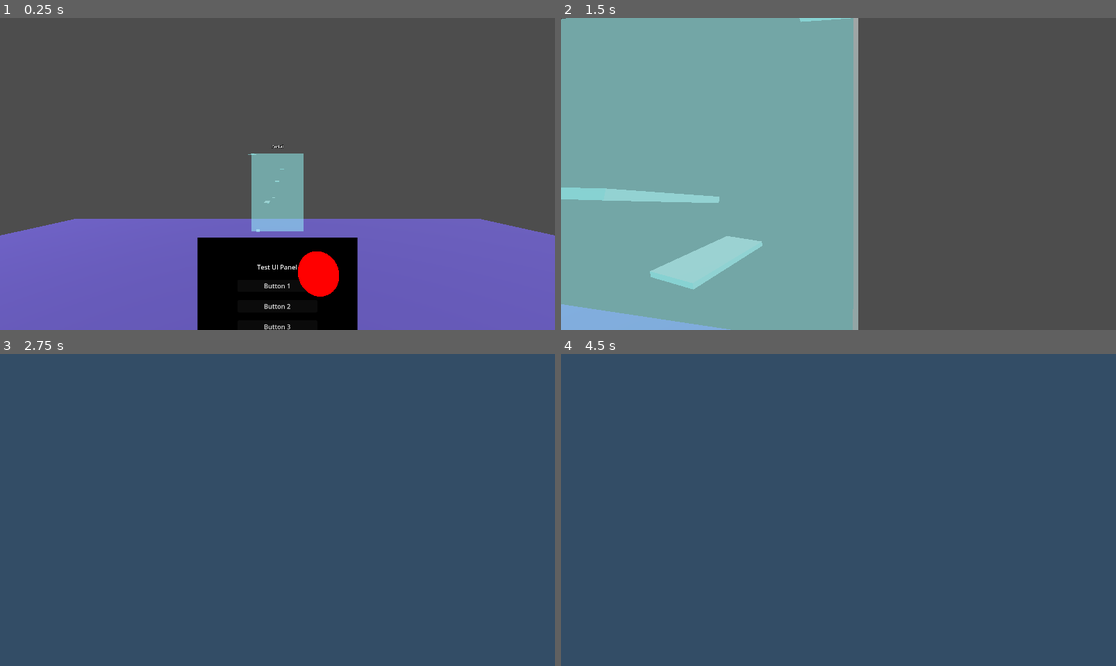
Above: before the commit, frames 1-4 (two rows, left to right).
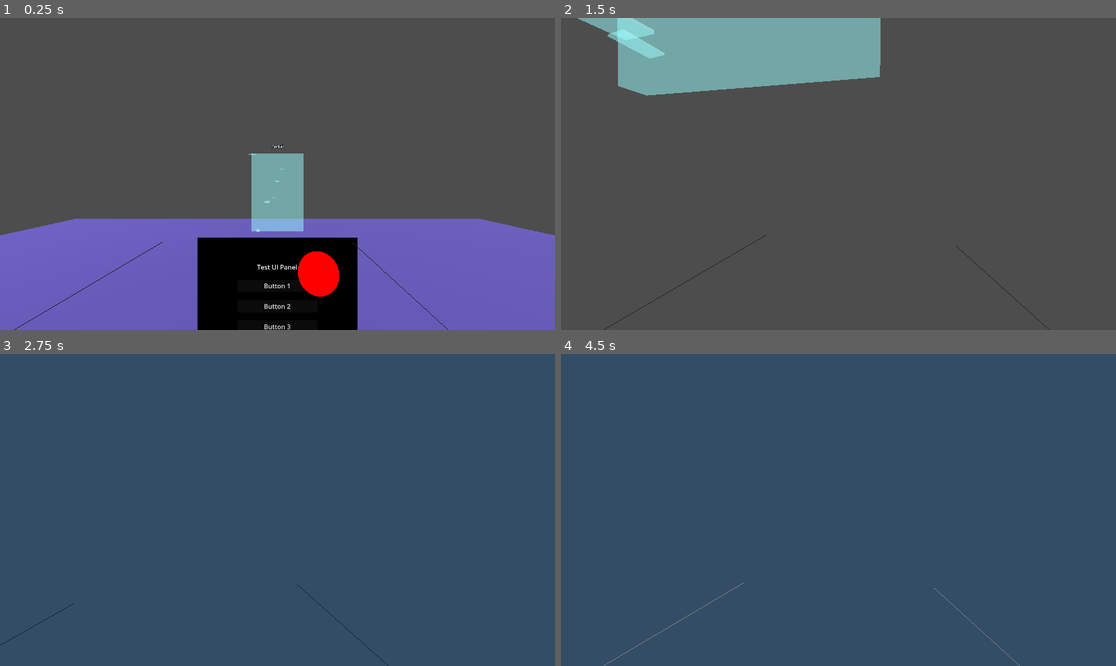
Above: after the commit, the same moments.

Repository: jvastola/GodotPhysicsRig
Game: Godot game, scene res://MainScene.tscn
Same seed, same stepped clock (60 frames per second), same inputs: the game is played once before the commit and once after it.
Inputs (mouse positions are in pixels of both pictures, inside the frame that each line leads up to):
- Up to frame 1 (0.25 s): no input
- Up to frame 2 (1.5 s): move the mouse to (866, 174) at 0.52 s; hold Shift (sprint) 0.53-1.28 s; hold W (move_forward) from 0.53 s (still down); click (866, 174) at 0.67 s; tap Space (jump) at 0.77 s; move the mouse to (810, 174) at 1.27 s; tap Shift (sprint) at 1.35 s
- Up to frame 3 (2.75 s): keep holding W (move_forward); tap Space (jump) at 1.52 s; move the mouse to (288, 503) at 2.02 s; hold Shift (sprint) from 2.03 s (still down)
- Up to frame 4 (4.5 s): keep holding W (move_forward); move the mouse to (832, 516) at 2.77 s; release Shift (sprint) at 2.78 s; tap Shift (sprint) at 2.85, 4.35 s; click (832, 516) at 2.92 s; tap Space (jump) at 3.02, 3.77, 4.25 s; tap Enter at 3.5 s; move the mouse to (877, 513) at 3.52 s; hold Shift (sprint) 3.53-4.28 s; move the mouse to (794, 506) at 4.27 s

The runs differ from the first frame. In frame 1, 0.1% of the frame differs, in the area x 2-81%, y 71-100%; in frame 2, 45%, in the area x 0-88%, y 0-100%; in frame 3, less than 0.1%; in frame 4, less than 0.1%.

Commit message:
Refactor XRPlayer and UIViewport3D: update shader resource references, enhance head collision handling, and adjust player height for headset tracking

Diff:
--- a/XRPlayer.tscn
+++ b/XRPlayer.tscn
@@ -8,13 +8,14 @@
 [ext_resource type="Script" uid="uid://u2otyj4gjtl2" path="res://hand_pointer.gd" id="6_pointer"]
 [ext_resource type="PackedScene" uid="uid://b2gkx1eim00mw" path="res://UIViewport3D.tscn" id="7_ui_viewport"]
 
-[sub_resource type="CapsuleShape3D" id="CapsuleShape3D_s7h6x"]
+[sub_resource type="CapsuleShape3D" id="CapsuleShape3D_body"]
 radius = 0.2
 height = 0.5
 
-[sub_resource type="CapsuleMesh" id="CapsuleMesh_l588l"]
-radius = 0.435
-height = 1.0
+[sub_resource type="SphereMesh" id="SphereMesh_head"]
+
+[sub_resource type="SphereShape3D" id="SphereShape3D_head"]
+radius = 0.18
 
 [sub_resource type="BoxMesh" id="BoxMesh_hand"]
 
@@ -58,21 +59,34 @@
 mass = 2.0
 
 [node name="CollisionShape3D" type="CollisionShape3D" parent="PlayerBody"]
-shape = SubResource("CapsuleShape3D_s7h6x")
-
-[node name="MeshInstance3D" type="MeshInstance3D" parent="PlayerBody"]
-transform = Transform3D(0.5, 0, 0, 0, 0.5, 0, 0, 0, 0.5, 0, 0, 0)
+transform = Transform3D(1, 0, 0, 0, 1, 0, 0, 0, 1, 0, 1.4, 0)
+shape = SubResource("CapsuleShape3D_body")
+
+[node name="HeadMesh2" type="MeshInstance3D" parent="PlayerBody/CollisionShape3D"]
 visible = false
 cast_shadow = 0
-mesh = SubResource("CapsuleMesh_l588l")
+mesh = SubResource("SphereMesh_head")
+skeleton = NodePath("../../XROrigin3D/XRCamera3D")
 
 [node name="XROrigin3D" type="XROrigin3D" parent="PlayerBody"]
-transform = Transform3D(0.997515, 0, 0, 0, 0.997515, 0, 0, 0, 0.997515, 0, -1.2, 0)
+transform = Transform3D(0.997515, 0, 0, 0, 0.997515, 0, 0, 0, 0.997515, 0, 0, 0)
 script = ExtResource("2_xr_origin")
 
 [node name="XRCamera3D" type="XRCamera3D" parent="PlayerBody/XROrigin3D"]
 
+[node name="HeadMesh" type="MeshInstance3D" parent="PlayerBody/XROrigin3D/XRCamera3D"]
+transform = Transform3D(0.3, 0, 0, 0, 0.3, 0, 0, 0, 0.3, 0, 0, 0)
+cast_shadow = 0
+mesh = SubResource("SphereMesh_head")
+
+[node name="HeadArea" type="Area3D" parent="PlayerBody/XROrigin3D/XRCamera3D"]
+collision_layer = 2
+
+[node name="HeadCollisionShape" type="CollisionShape3D" parent="PlayerBody/XROrigin3D/XRCamera3D/HeadArea"]
+shape = SubResource("SphereShape3D_head")
+
 [node name="LeftController" type="XRController3D" parent="PlayerBody/XROrigin3D"]
+transform = Transform3D(1, 0, 0, 0, 1, 0, 0, 0, 1, -0.846876, 0, 0)
 tracker = &"left_hand"
 
 [node name="LeftHandMesh" type="MeshInstance3D" parent="PlayerBody/XROrigin3D/LeftController"]
@@ -105,6 +119,7 @@
 target_position = Vector3(0, 1, 0)
 collision_mask = 2
 hit_from_inside = true
+collide_with_areas = true
 
 [node name="RayVisual" type="MeshInstance3D" parent="PlayerBody/XROrigin3D/LeftController/Watch"]
 material_override = SubResource("StandardMaterial3D_ray")
@@ -139,6 +154,7 @@
 mesh = SubResource("CylinderMesh_pointer_hit")
 
 [node name="RightController" type="XRController3D" parent="PlayerBody/XROrigin3D"]
+transform = Transform3D(1, 0, 0, 0, 1, 0, 0, 0, 1, 0.549018, 0, 0)
 tracker = &"right_hand"
 
 [node name="RightHandMesh" type="MeshInstance3D" parent="PlayerBody/XROrigin3D/RightController"]
@@ -175,6 +191,7 @@
 script = ExtResource("4_desktop")
 
 [node name="PhysicsHandLeft" type="RigidBody3D" parent="." node_paths=PackedStringArray("player_rigidbody", "target")]
+transform = Transform3D(1, 0, 0, 0, 1, 0, 0, 0, 1, -0.801002, 0, 0)
 collision_layer = 4
 gravity_scale = 0.0
 center_of_mass_mode = 1
@@ -197,6 +214,7 @@
 mesh = SubResource("BoxMesh_hand")
 
 [node name="PhysicsHandRight" type="RigidBody3D" parent="." node_paths=PackedStringArray("player_rigidbody", "target")]
+transform = Transform3D(1, 0, 0, 0, 1, 0, 0, 0, 1, 0.541033, 0, 0)
 collision_layer = 4
 gravity_scale = 0.0
 center_of_mass_mode = 1
--- a/xr_player.gd
+++ b/xr_player.gd
@@ -12,10 +12,14 @@
 @onready var desktop_controller: Node = $PlayerBody/DesktopController
 @onready var physics_hand_left: RigidBody3D = $PhysicsHandLeft
 @onready var physics_hand_right: RigidBody3D = $PhysicsHandRight
+@onready var head_area: Area3D = $PlayerBody/XROrigin3D/XRCamera3D/HeadArea
+@onready var head_collision_shape: CollisionShape3D = $PlayerBody/XROrigin3D/XRCamera3D/HeadArea/HeadCollisionShape
 
 # Player settings
-var player_height := 1.7  # Standard VR player height
+var player_height := 0.0  # Using headset tracking; keep 0 to avoid artificial offset
 var is_vr_mode := false
+@export var head_radius: float = 0.18
+@export var show_head_mesh: bool = true
 
 # Turning settings
 enum TurnMode { SNAP, SMOOTH }
@@ -38,6 +42,9 @@
 		xr_origin.vr_mode_active.connect(_on_vr_mode_changed)
 		# Check initial state
 		call_deferred("_check_initial_mode")
+
+	if head_collision_shape and head_collision_shape.shape and head_collision_shape.shape is SphereShape3D:
+		head_collision_shape.shape.radius = head_radius
 
 
 func _process(delta: float) -> void:
@@ -65,6 +72,8 @@
 			player_body.rotate_y(deg_to_rad(turn_amount))
 			player_body.linear_velocity = lv2
 
+		# Head collision is now an Area3D parented to the XRCamera3D; it follows the headset automatically
+
 
 func _check_initial_mode() -> void:
 	"""Check initial VR mode after a frame"""
Not shown: 1 places in MainScene.tscn that only renumber resources
Not shown: 1 places in UIViewport3D.tscn that only renumber resources
Not shown: 1 places in XRPlayer.tscn that only renumber resources
